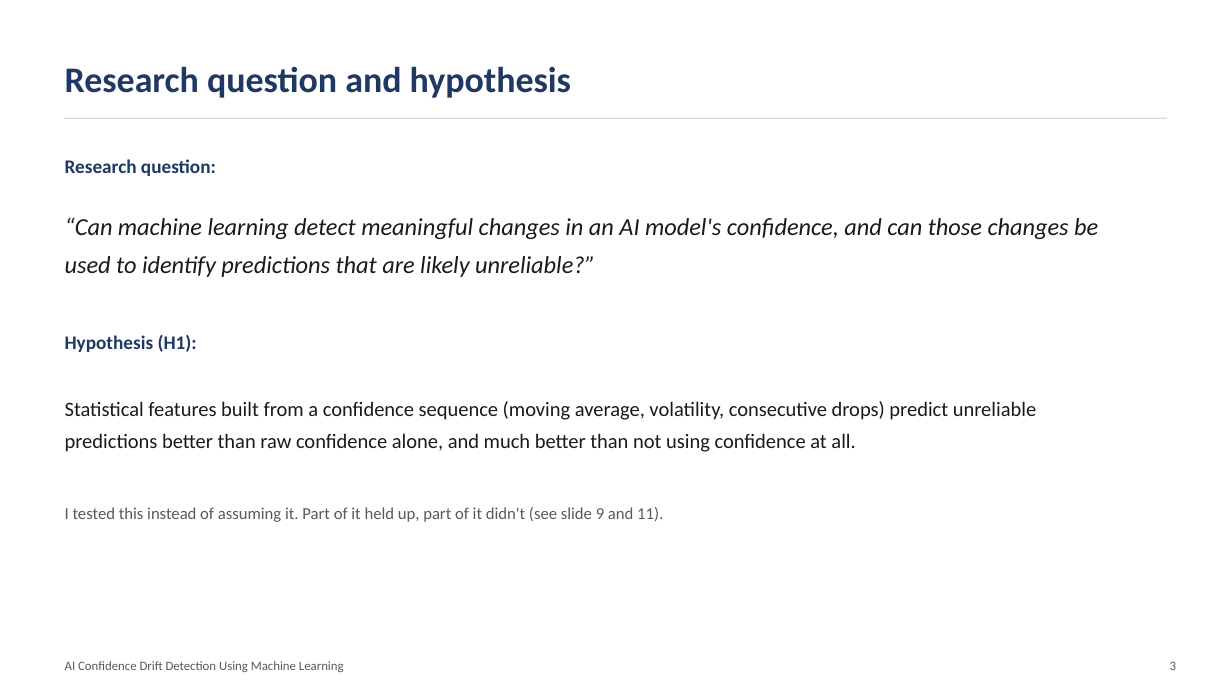
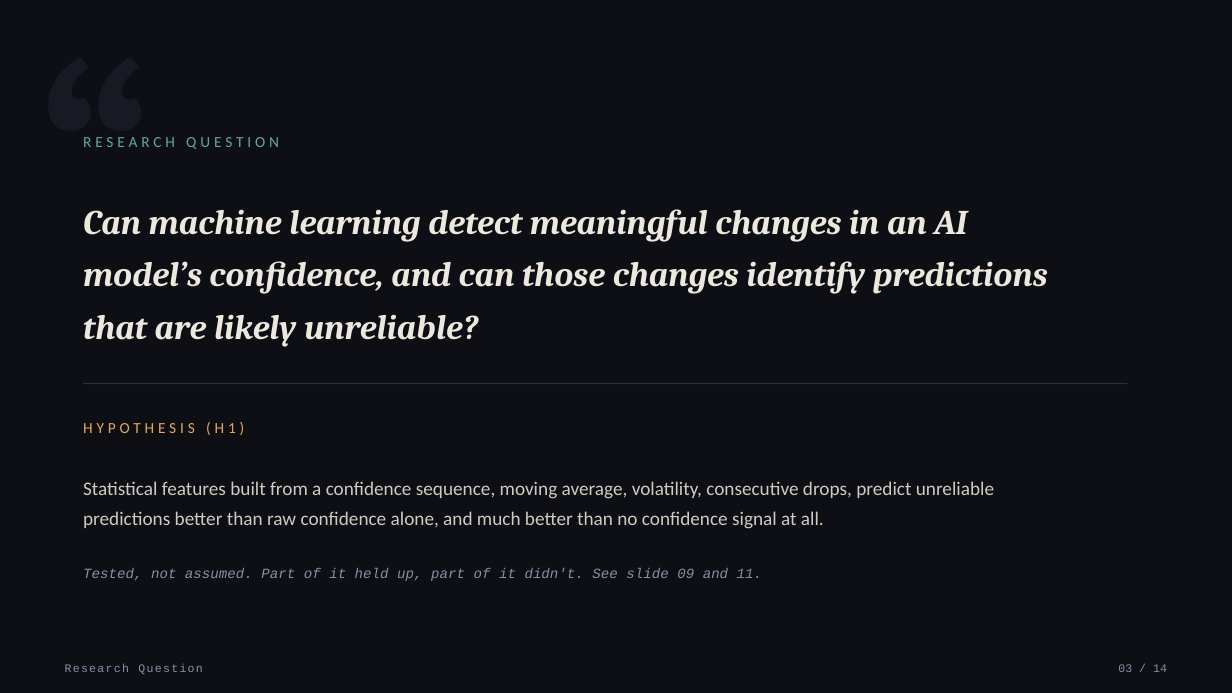
Before and after one commit to ahansardar/ai-confidence-drift, a slide deck: slide 3 of reports/presentation/AI_Confidence_Drift_Presentation.pptx. Drawn at 1232x693 pixels with LibreOffice and Linux fonts; fonts in the diff are those of the drawing. Boxes give left, top, right and bottom in pixels: in the first picture for what was removed or moved away, otherwise in the second. Text is boxed around its words. In the diff, an @@ line names an element or a change of style, - is before the commit and + after.

Commit message:
Redesign presentation with a data-driven visual identity
Dark 'signal trace' theme built around the project's actual subject:
real confidence sequences drawn as sparkline polylines throughout
(hero graphic, problem illustrations, pipeline path, findings, closing
visual), instead of generic cards or stock icons. Mixed typography
(Cambria display serif, Calibri body, Courier New for data/metrics)
and an amber/teal accent pair replace the previous plain layout.

```diff
--- a/reports/presentation/AI_Confidence_Drift_Presentation.pptx
+++ b/reports/presentation/AI_Confidence_Drift_Presentation.pptx
@@ background #FFFFFF to #0D0F14 @@
@@ text added at (x1=37, y1=28, x2=314, y2=259), 220 pt, text #171A22, bold @@
+“
@@ text removed at (x1=65, y1=66, x2=571, y2=98) @@
-Research question and hypothesis
@@ line removed from (65, 118) to (1167, 118) @@
@@ text at (x1=83, y1=137, x2=279, y2=149): text changed; size 15 to 12 pt; text colour #1F3864 to #5FA8A0; bold off @@
-Research question:
+RESEARCH QUESTION
@@ text at (x1=83, y1=209, x2=1048, y2=347): text changed; size 19 to 27 pt; font Calibri to Cambria; text colour #1A1A1A to #ECE8DE; bold on @@
-“Can machine learning detect meaningful changes in an AI model's confidence, and can those changes be used to identify predictions that are likely unreliable?”
+Can machine learning detect meaningful changes in an AI model’s confidence, and can those changes identify predictions that are likely unreliable?
@@ line added from (83, 384) to (1128, 384), #2A2E3A 1 pt @@
@@ text at (x1=83, y1=422, x2=244, y2=435): text changed; size 15 to 12 pt; text colour #1F3864 to #E3A857; bold off @@
-Hypothesis (H1):
+HYPOTHESIS (H1)
@@ text at (x1=83, y1=481, x2=994, y2=529): text changed; size 16 to 15 pt; text colour #1A1A1A to #CFCBC0 @@
-Statistical features built from a confidence sequence (moving average, volatility, consecutive drops) predict unreliable predictions better than raw confidence alone, and much better than not using confidence at all.
+Statistical features built from a confidence sequence, moving average, volatility, consecutive drops, predict unreliable predictions better than raw confidence alone, and much better than no confidence signal at all.
@@ text at (x1=83, y1=568, x2=762, y2=581): text changed; size 13 to 11 pt; font Calibri to Courier New; text colour #595959 to #8890A4; italic on @@
-I tested this instead of assuming it. Part of it held up, part of it didn't (see slide 9 and 11).
+Tested, not assumed. Part of it held up, part of it didn't. See slide 09 and 11.
@@ text at (x1=65, y1=664, x2=202, y2=674): text changed; size 10 to 9 pt; font Calibri to Courier New; text colour #595959 to #8890A4 @@
-AI Confidence Drift Detection Using Machine Learning
+Research Question
@@ text at (x1=1118, y1=664, x2=1167, y2=672): text changed; size 10 to 9 pt; font Calibri to Courier New; text colour #595959 to #8890A4 @@
-3
+03 / 14
```
Also in this commit, not shown: 11 other slides changed, 2 slides added, 2 slides removed.
